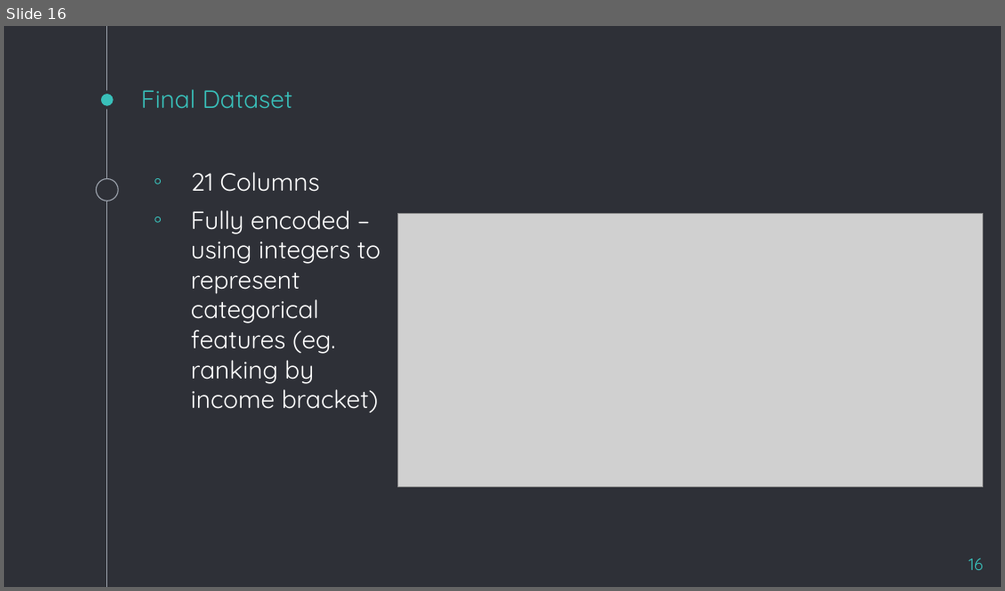
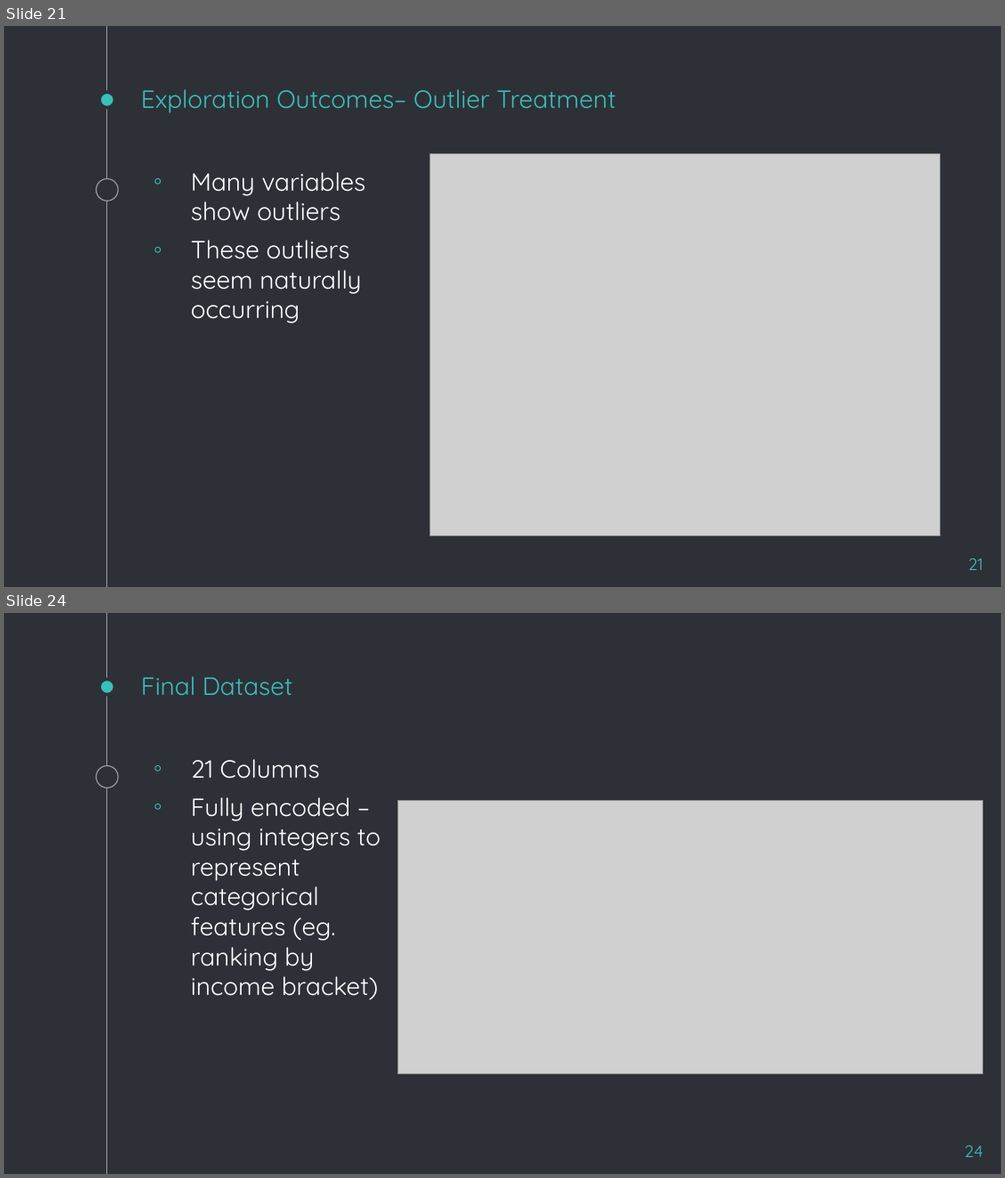
Before and after one commit to jMacProd/Machine-Learning-Credit-Card-Churn, a slide deck: Final Project - Presentation.pptx. Shown one above the other, each under a label of ours: slide 16 before the commit, slides 21 and 24 after it; the slides between them are not shown. The pictures are 1005x591 and 1005x1178 pixels, drawn with LibreOffice and Linux fonts; fonts in the diff are those of the drawing; grey boxes stand for pictures. Boxes give left, top, right and bottom in pixels: in the first picture for what was removed or moved away, otherwise in the second. Text is boxed around its words. In the diff, an @@ line names an element or a change of style, - is before the commit and + after.

```diff
--- a/Final Project - Presentation.pptx
+++ b/Final Project - Presentation.pptx
@@ slide 21 added at <box>4,26,1001,587</box>, background #2E3037; not listed: 3 template elements that a slide beside it also shows @@
@@ title added at <box>141,89,615,113</box>, 18 pt, text #39C0BA @@
+Exploration Outcomes– Outlier Treatment
@@ picture added at <box>429,153,939,535</box> @@
@@ text added at <box>191,172,366,323</box>, 18 pt, text #FFFFFF @@
+◦ Many variables show outliers
+◦ These outliers seem naturally occurring
@@ page number added at <box>968,558,983,570</box>, 12 pt, text #39C0BA @@
+21
@@ what was slide 16 is now slide 24 @@
@@ page number at <box>964,1145,983,1157</box>: text changed @@
-16
+24
```
Also in this commit, not shown: 8 slides changed, 7 other slides added.
